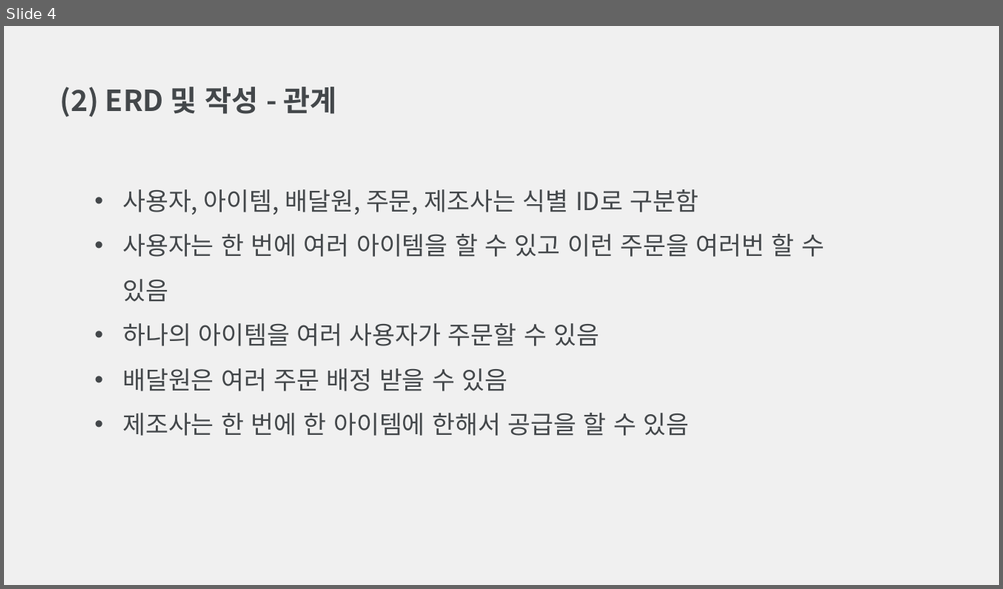
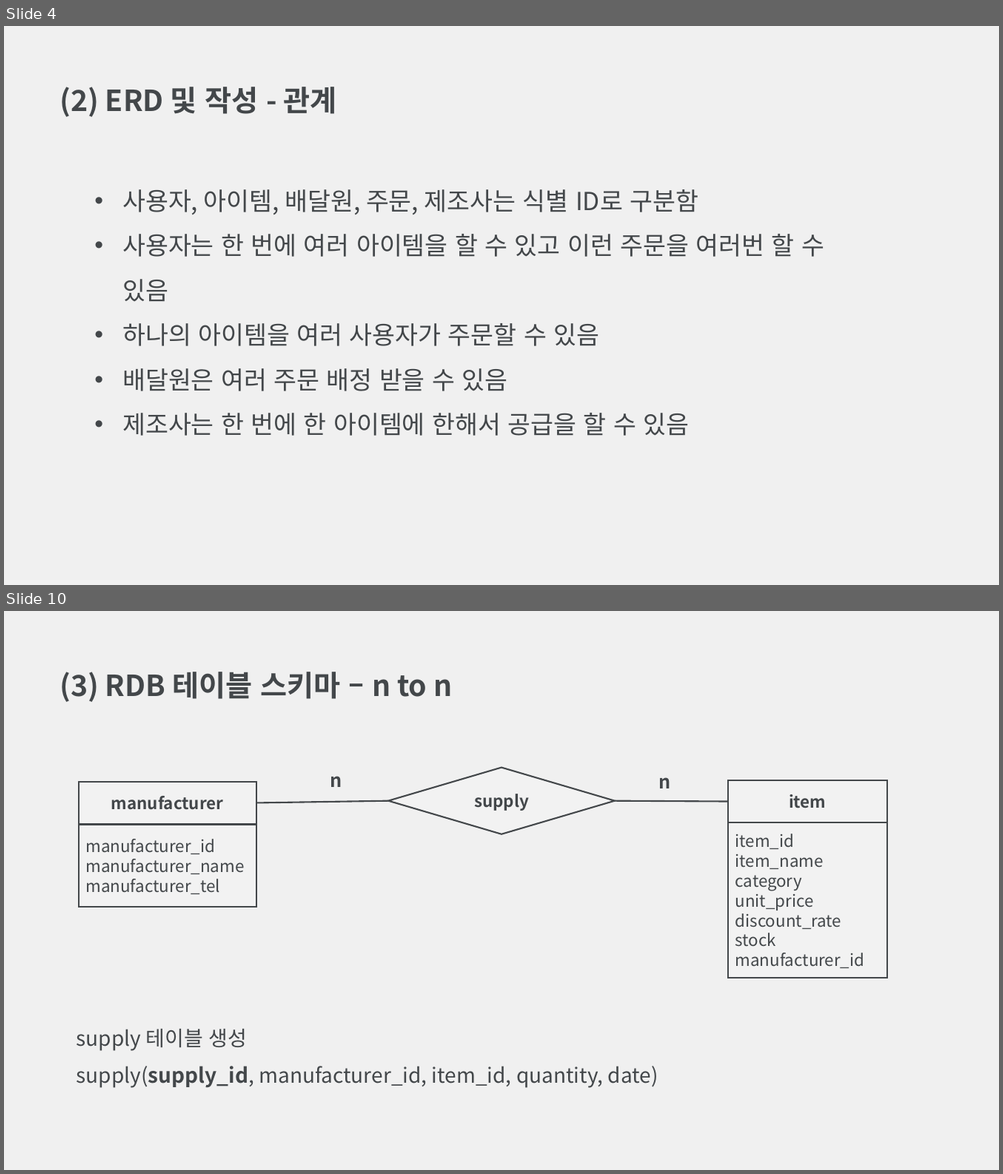
Before and after one commit to Archive-CAU/Database-Design, a slide deck: 데이터베이스설계 과제 4.pptx. Shown one above the other, each under a label of ours: slide 4 before the commit, slides 4 and 10 after it; the slides between them are not shown. The pictures are 1003x589 and 1003x1174 pixels, drawn with LibreOffice and Linux fonts; fonts in the diff are those of the drawing. Boxes give left, top, right and bottom in pixels: in the first picture for what was removed or moved away, otherwise in the second. Text is boxed around its words. In the diff, an @@ line names an element or a change of style, - is before the commit and + after.

```diff
--- a/데이터베이스설계 과제 4.pptx
+++ b/데이터베이스설계 과제 4.pptx
@@ slide 10 added at (x1=4, y1=611, x2=999, y2=1170), background #F0F0F0 @@
@@ text added at (x1=60, y1=672, x2=452, y2=702), 28 pt, text #43474A, bold @@
+(3) RDB 테이블 스키마 – n to n
@@ rectangle added at (x1=79, y1=782, x2=256, y2=824), fill #F2F2F2, outline #43474A 1.5 pt, 16 pt, text #43474A, bold @@
+manufacturer
@@ text added at (x1=330, y1=776, x2=342, y2=787), 18 pt, text #43474A, bold @@
+n
@@ diamond added at (x1=388, y1=768, x2=614, y2=834), fill #F2F2F2, outline #43474A 1.5 pt, 16 pt, text #43474A, bold @@
+supply
@@ text added at (x1=658, y1=777, x2=670, y2=789), 18 pt, text #43474A, bold @@
+n
@@ rectangle added at (x1=728, y1=780, x2=887, y2=823), fill #F2F2F2, outline #43474A 1.5 pt, 16 pt, text #43474A, bold @@
+item
@@ line added from (388, 801) to (256, 803), #43474A 1.5 pt @@
@@ line added from (728, 801) to (614, 801), #43474A 1.5 pt @@
@@ rectangle added at (x1=79, y1=824, x2=256, y2=907), fill #F2F2F2, outline #43474A 1.5 pt, 16 pt, text #43474A @@
+manufacturer_id
+manufacturer_name
+manufacturer_tel
@@ rectangle added at (x1=728, y1=823, x2=887, y2=978), fill #F2F2F2, outline #43474A 1.5 pt, 16 pt, text #43474A @@
+item_id
+item_name
+category
+unit_price
+discount_rate
+stock
+manufacturer_id
@@ text added at (x1=77, y1=1029, x2=658, y2=1088), 20 pt, text #43474A @@
+supply 테이블 생성
+supply(supply_id, manufacturer_id, item_id, quantity, date)
```
Also in this commit, not shown: 7 slides changed, 12 other slides added, 2 other files.
